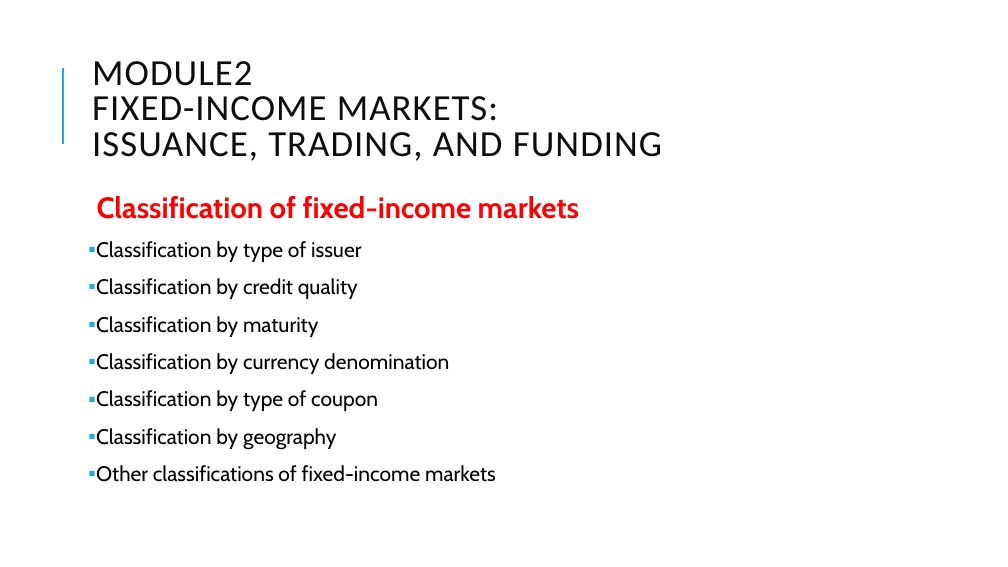
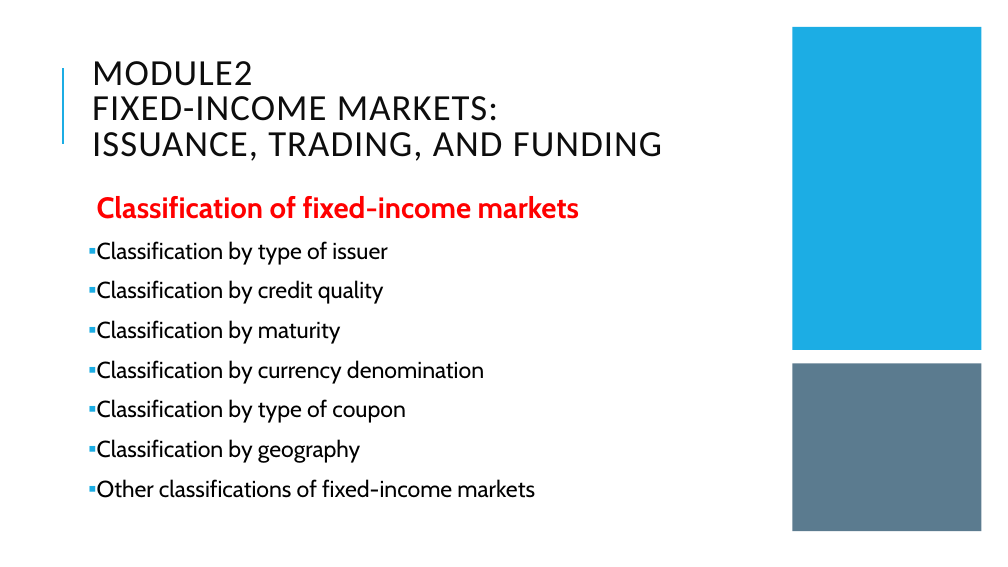
Before and after one commit to Isco0530/data, a slide deck: slide 54 of Fixed Income.pptx. Drawn at 1008x567 pixels with LibreOffice and Linux fonts; fonts in the diff are those of the drawing. Boxes give left, top, right and bottom in pixels: in the first picture for what was removed or moved away, otherwise in the second. Text is boxed around its words. In the diff, an @@ line names an element or a change of style, - is before the commit and + after.

```diff
--- a/Fixed Income.pptx
+++ b/Fixed Income.pptx
@@ rectangle added at (792,27,982,350), fill #1CADE4 @@
@@ text at (97,241,535,498): size 20 to 22 pt in "Classification by type of issuer", "Classification by credit quality", "Classification by maturity", "Classification by currency denomination" and 3 more places @@
@@ rectangle added at (792,364,982,532), fill #335B74 at 80% opacity @@
```
Also in this commit, not shown: 6 other slides changed.
